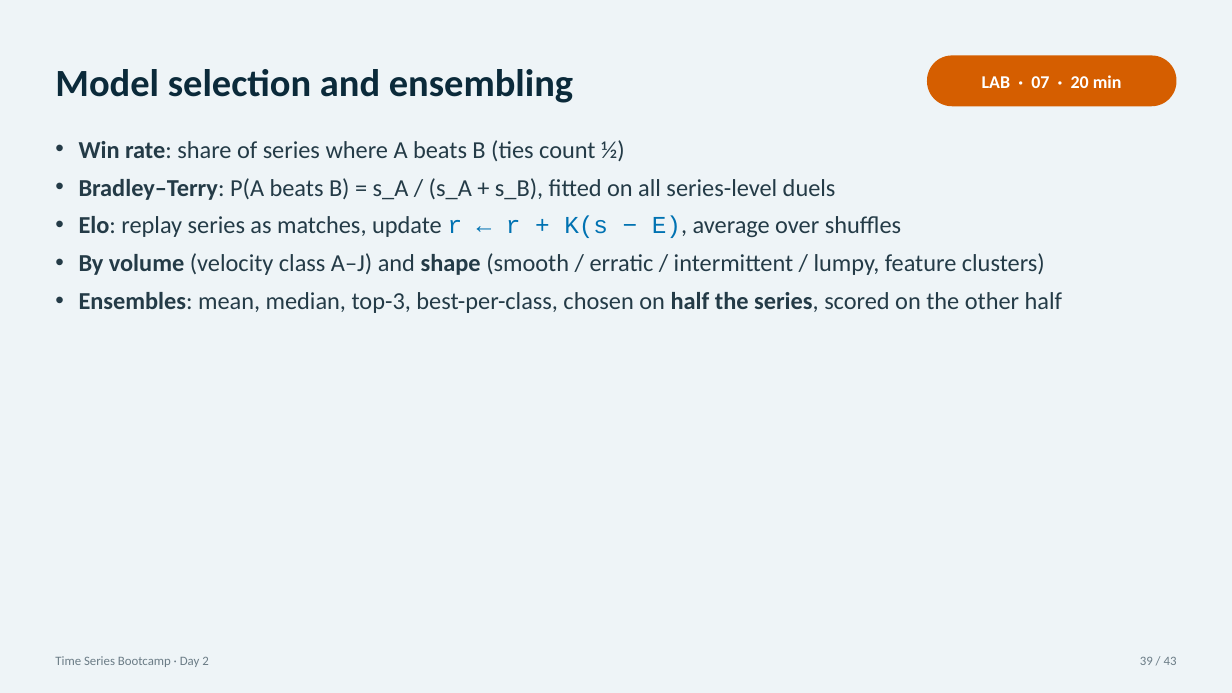
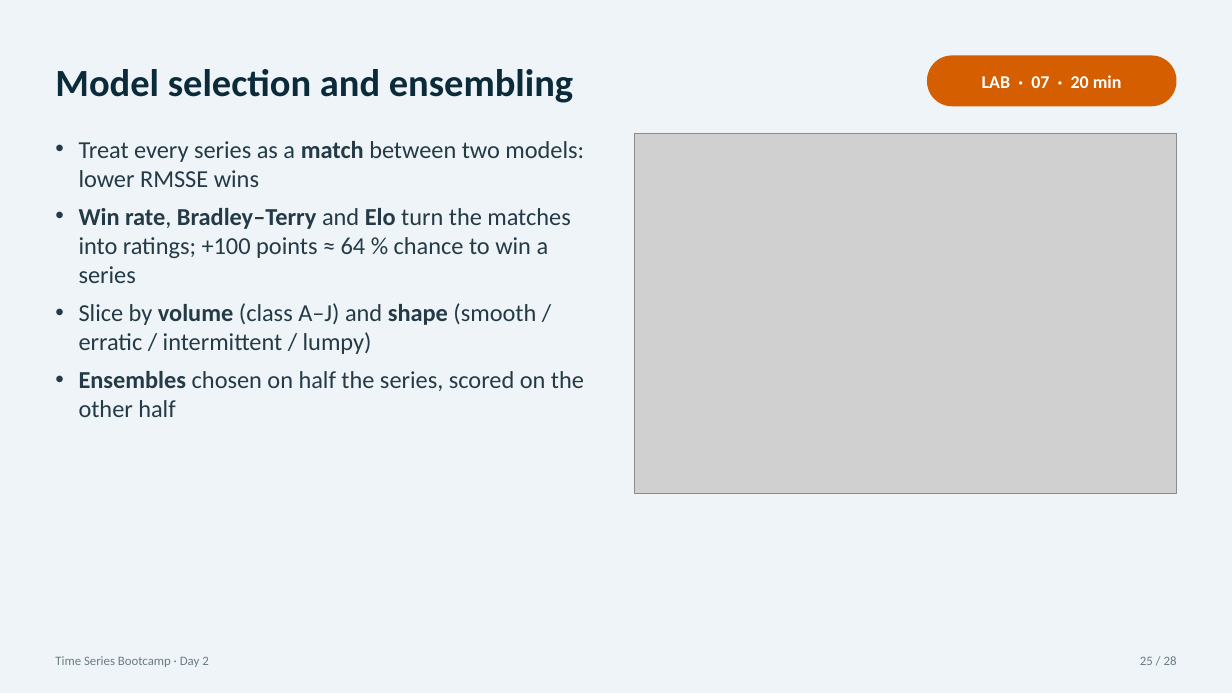
Before and after one commit to tackes/time-series-forecasting-bootcamp, a slide deck: slide 25 of day2_neural/slides/day2_slides.pptx (slide 39 before the commit). Drawn at 1232x693 pixels with LibreOffice and Linux fonts; fonts in the diff are those of the drawing; grey boxes stand for pictures. Boxes give left, top, right and bottom in pixels: in the first picture for what was removed or moved away, otherwise in the second. Text is boxed around its words. In the diff, an @@ line names an element or a change of style, - is before the commit and + after.

```diff
--- a/day2_neural/slides/day2_slides.pptx
+++ b/day2_neural/slides/day2_slides.pptx
@@ text at <box>79,141,584,417</box>: text changed @@
-• Win rate: share of series where A beats B (ties count ½)
-• Bradley–Terry: P(A beats B) = s_A / (s_A + s_B), fitted on all series-level duels
-• Elo: replay series as matches, update r ← r + K(s − E), average over shuffles
-• By volume (velocity class A–J) and shape (smooth / erratic / intermittent / lumpy, feature clusters)
-• Ensembles: mean, median, top-3, best-per-class, chosen on half the series, scored on the other half
+• Treat every series as a match between two models: lower RMSSE wins
+• Win rate, Bradley–Terry and Elo turn the matches into ratings; +100 points ≈ 64 % chance to win a series
+• Slice by volume (class A–J) and shape (smooth / erratic / intermittent / lumpy)
+• Ensembles chosen on half the series, scored on the other half
@@ picture added at <box>635,134,1177,494</box> @@
@@ text at <box>1140,656,1177,665</box>: text changed @@
-39 / 43
+25 / 28
```
Also in this commit, not shown: 17 other slides changed, 8 slides added, 23 slides removed, 26 other files.
